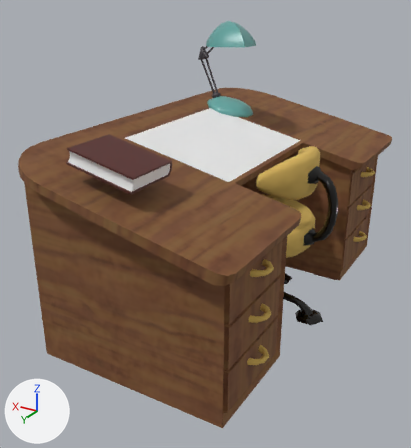
What one commit did to the glTF model www/models/lba2/layouts/CI_112_desk.glb.
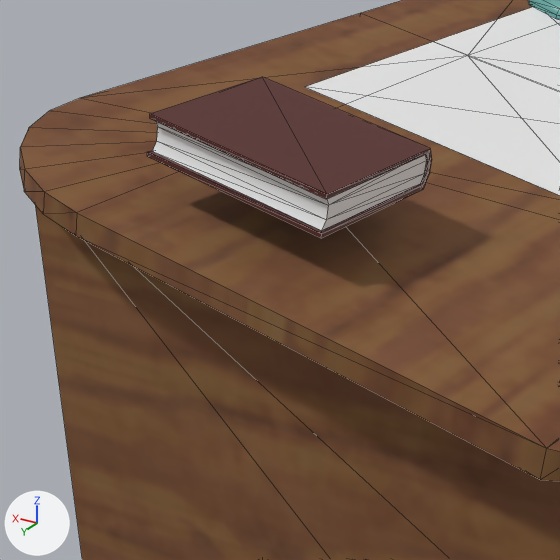
Old and new are each drawn whole from a camera (50 mm lens) standing at (-1.731, 3.239, 2.133) and looking at (0.083, 0.215, 0.622) and again close up on the part from 3% to 54% of the width and 24% to 70% of the height. Every picture has the same lights, and +X, +Y and +Z are marked at lower left. The close-ups show mesh edges as thin lines. Where no turn or scale is listed for an object, it has been applied to the vertices.

Objects in the first close-up: 'books', 'desk', 'paper'.
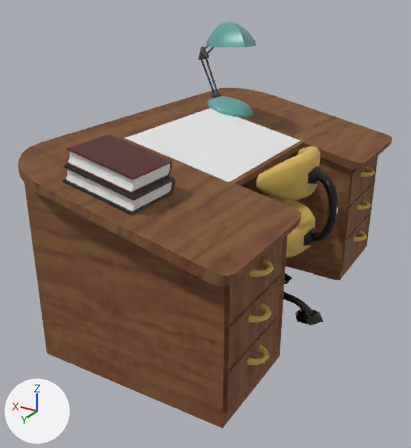
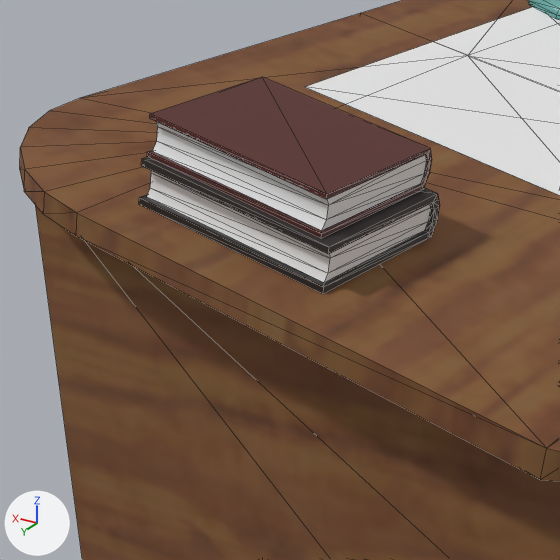
Edits to the bpy script that builds the scene:
```text
Add mat_cover_003:
    mat_cover_003 = principled_material('cover.003')
    mat_cover_003.base_color = (0.0262, 0.0212, 0.0203)  # black #2d2827
Add me_plane_001:
    me_plane_001.from_pydata(...)  # 44 vertices, 84 faces; spans x -0.155..0.296, y 0.907..1.263, z 1.099..1.284
    # faces by material slot: [66, 18]
    me_plane_001.materials.append(mat_cover_003)  # black #2d2827
    me_plane_001.materials.append(mat_paper)  # white #eeeeee
Add ob_book_bottom:
    ob_book_bottom = bpy.data.objects.new('book bottom', me_plane_001)
    ob_book_bottom.location = (0.0, 0.0, 0.0)
```

Where the change shows, as pixel boxes [x1, y1, x2, y2] in the close-ups (560 x 560 px):
'book bottom', added
    after: [139, 157, 440, 294]
    faces in mat_paper (white #eeeeee): [147, 170, 430, 283]
    faces in mat_cover_003 (black #2d2827): [139, 157, 440, 294]
